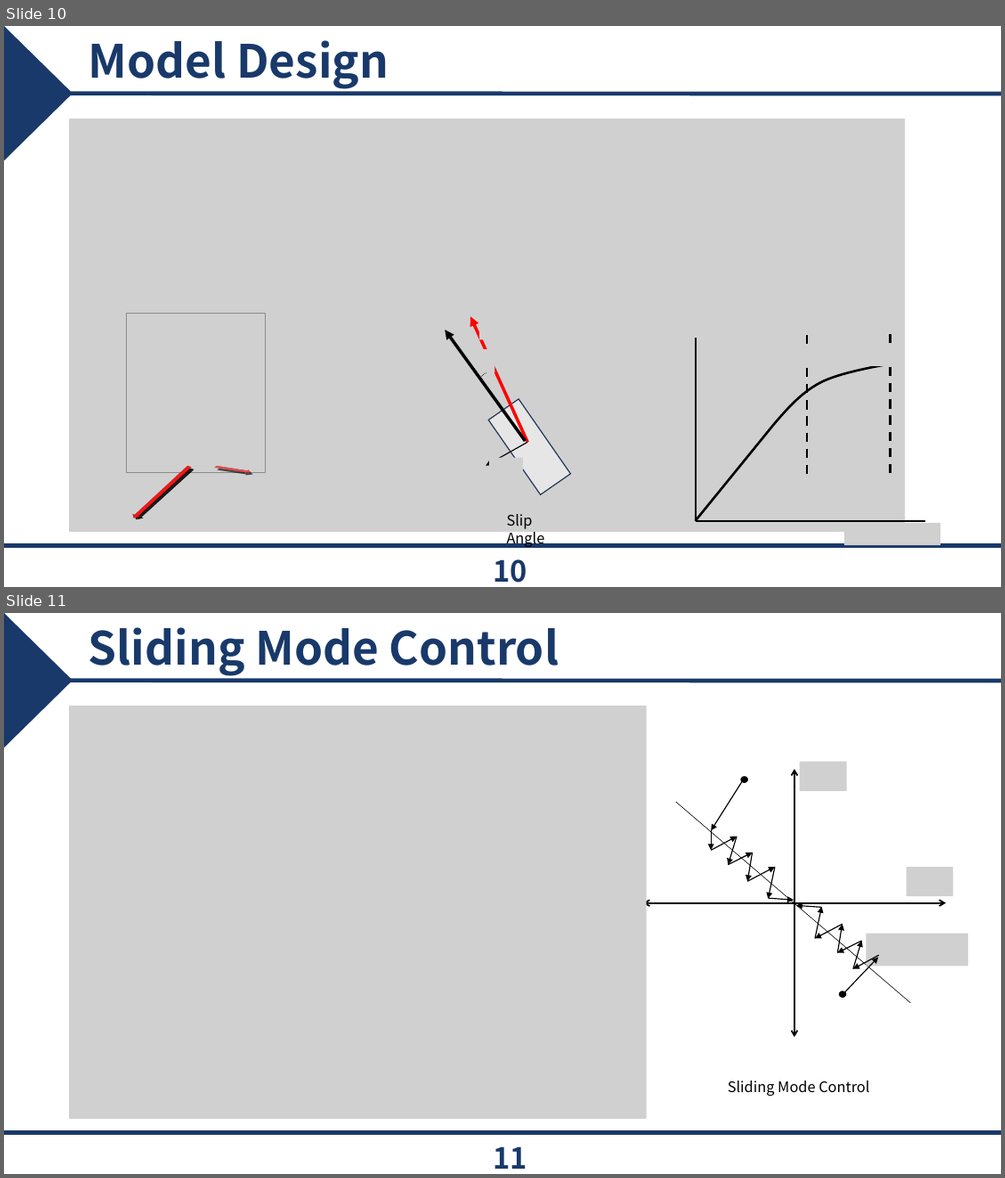
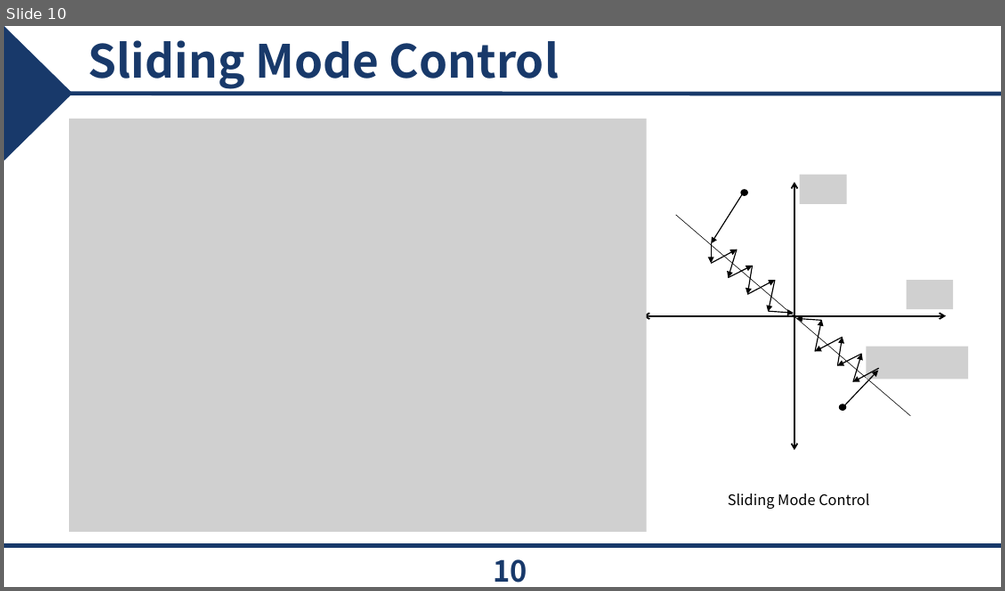
Before and after one commit to epoxx-arch/Torque_vectoringthesis, a slide deck: 졸업 논문/JCCI 발표.pptx. Shown one above the other, each under a label of ours: slides 10 and 11 before the commit, slide 10 after it. The pictures are 1005x1178 and 1005x591 pixels, drawn with LibreOffice and Linux fonts; fonts in the diff are those of the drawing; grey boxes stand for pictures; background and template pictures are left out. Boxes give left, top, right and bottom in pixels: in the first picture for what was removed or moved away, otherwise in the second. Text is boxed around its words. In the diff, an @@ line names an element or a change of style, - is before the commit and + after.

```diff
--- a/졸업 논문/JCCI 발표.pptx
+++ b/졸업 논문/JCCI 발표.pptx
@@ slide 10 removed at bbox=[4, 26, 1001, 587], background #FFFFFF; not listed: 3 template elements that a slide beside it also shows @@
@@ title removed at bbox=[89, 40, 388, 89] @@
-Model Design
@@ picture removed at bbox=[69, 119, 905, 532] @@
@@ picture removed at bbox=[126, 313, 265, 473] @@
@@ group removed at bbox=[695, 313, 941, 545]: 5 lines, 4 pictures, 1 freeform shape @@
@@ group removed at bbox=[301, 316, 619, 548]: 4 pictures, 3 arrows, 1 rectangle, 1 arc (boxed as its full ellipse), 1 text @@
-Slip Angle
@@ right arrow removed at bbox=[115, 477, 208, 507] @@
@@ right arrow removed at bbox=[214, 464, 252, 475] @@
@@ page number removed at bbox=[494, 559, 527, 582] @@
-10
@@ what was slide 11 is now slide 10 @@
@@ page number at bbox=[494, 559, 527, 582]: text changed @@
-11
+10
```
Also in this commit, not shown: 4 slides changed, 1 slide added, 1 other file.
